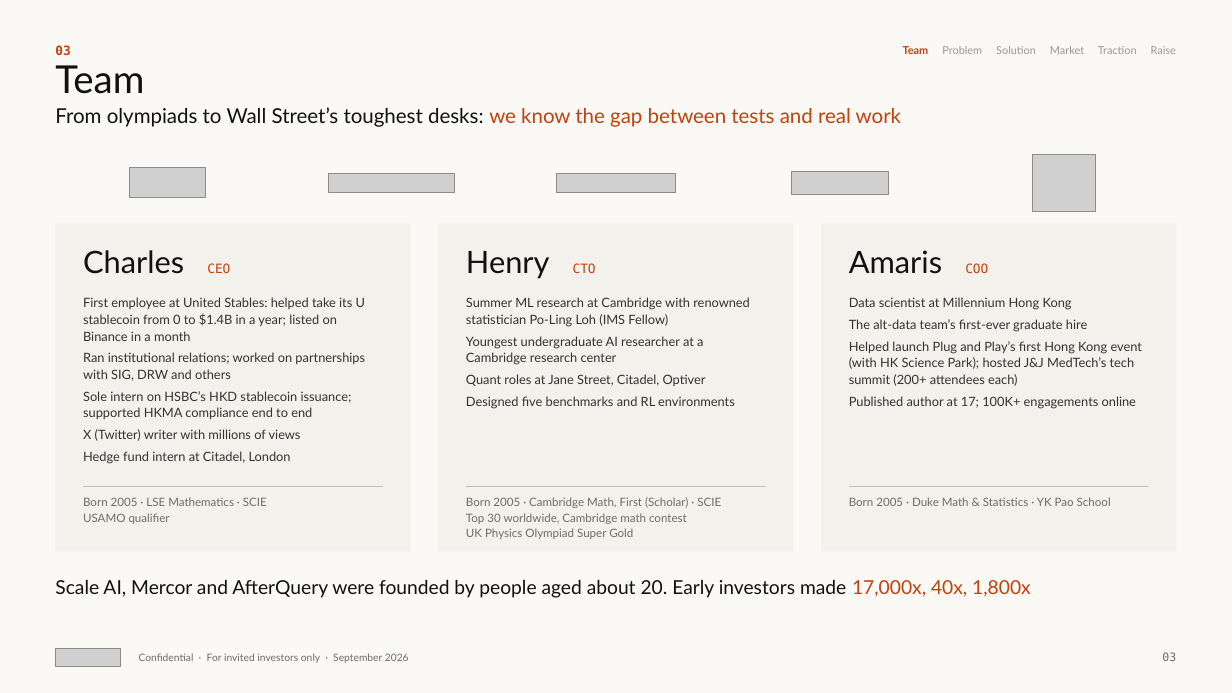
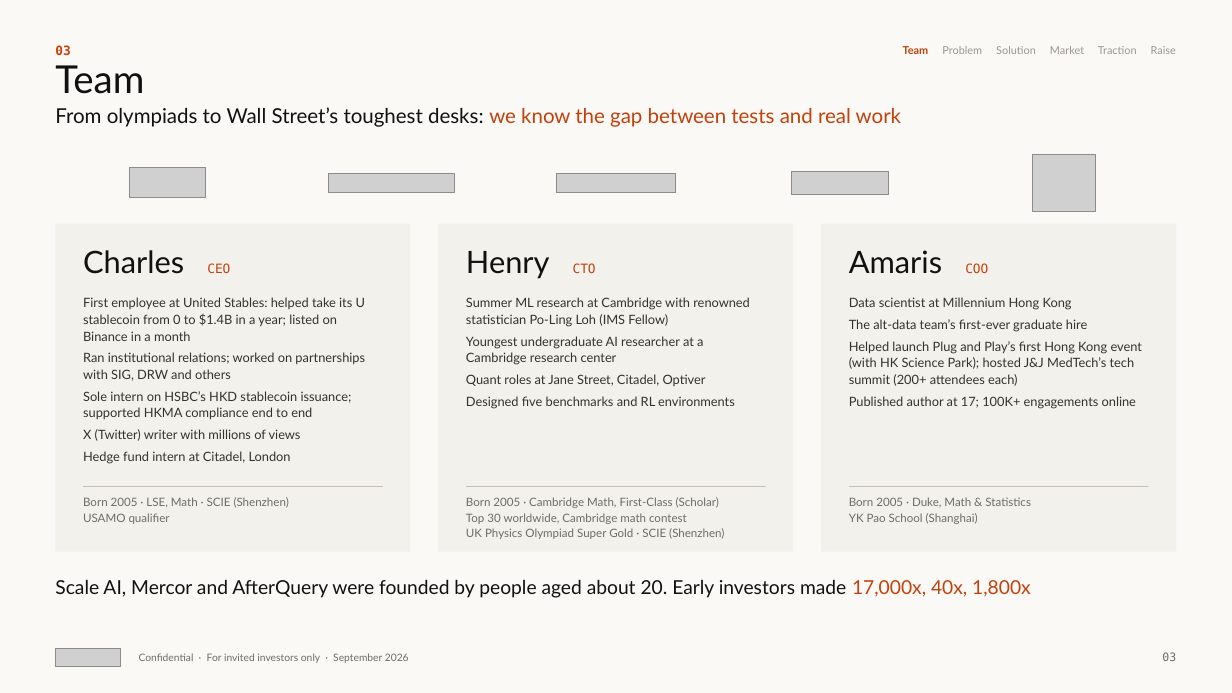
Before and after one commit to wangchen0802/Delta1, a slide deck: slide 3 of SimReal-BP-v29-EN.pptx. Drawn at 1232x693 pixels with LibreOffice and Linux fonts; fonts in the diff are those of the drawing; grey boxes stand for pictures. Boxes give left, top, right and bottom in pixels: in the first picture for what was removed or moved away, otherwise in the second. Text is boxed around its words. In the diff, an @@ line names an element or a change of style, - is before the commit and + after.

```diff
--- a/SimReal-BP-v29-EN.pptx
+++ b/SimReal-BP-v29-EN.pptx
@@ text at (83,497,289,508): text changed @@
-Born 2005 · LSE Mathematics · SCIE
+Born 2005 · LSE, Math · SCIE (Shenzhen)
@@ text at (466,497,719,508): text changed @@
-Born 2005 · Cambridge Math, First (Scholar) · SCIE
+Born 2005 · Cambridge Math, First-Class (Scholar)
@@ text at (849,497,1031,524): text changed @@
-Born 2005 · Duke Math & Statistics · YK Pao School
+Born 2005 · Duke, Math & Statistics
+YK Pao School (Shanghai)
@@ text at (466,528,724,539): text changed @@
-UK Physics Olympiad Super Gold
+UK Physics Olympiad Super Gold · SCIE (Shenzhen)
```
Also in this commit, not shown: 6 other slides changed, 7 other files.
